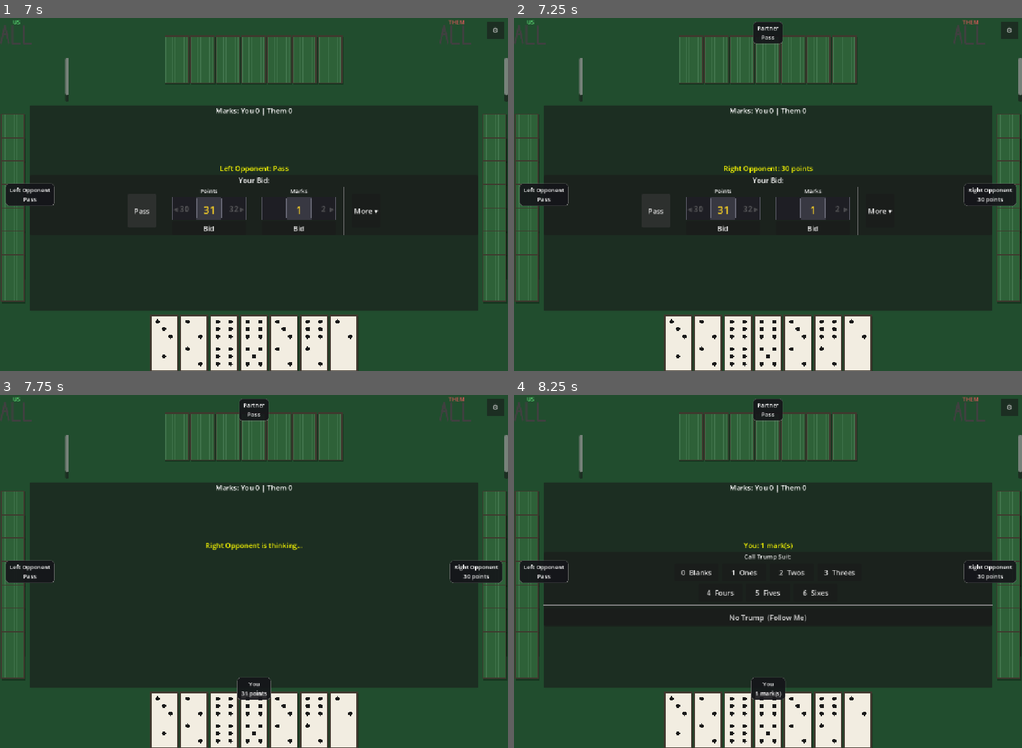
Above: before the commit, frames 1-4 (two rows, left to right).
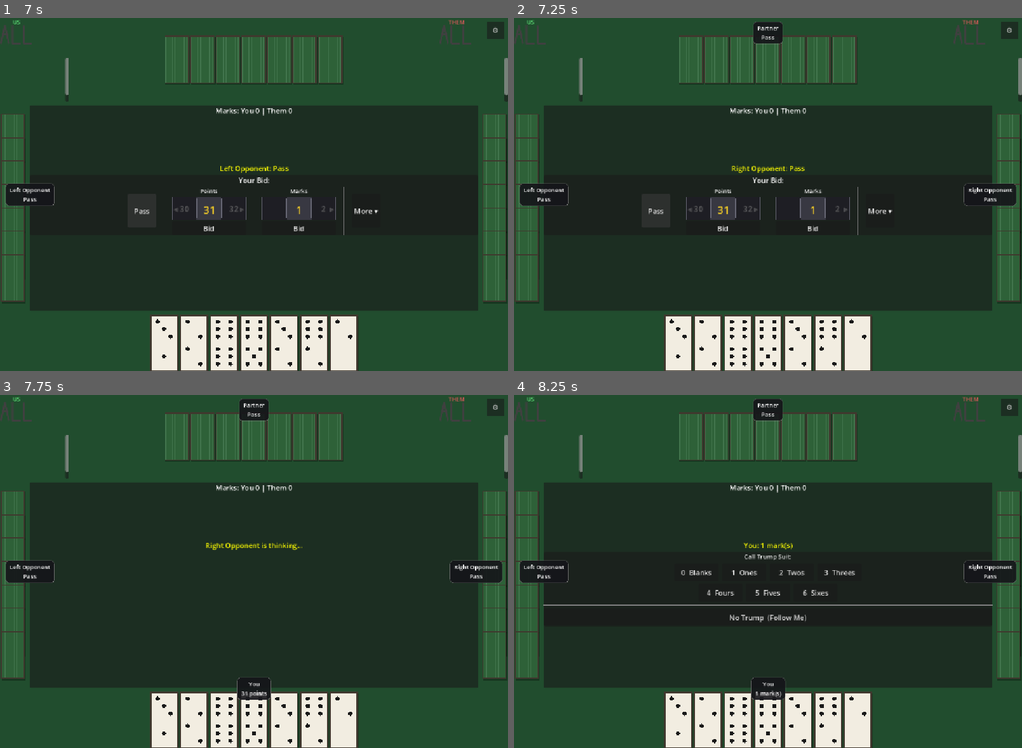
Above: after the commit, the same moments.

Repository: reddoor4123-glitch/42
Game: Godot game, scene res://control.tscn
Two runs of this game, one before a commit and one after it. Both use one fixed random seed, a clock stepped at 60 frames per second and the inputs below.
Inputs:
- Up to frame 1 (7 s): click "Play" at 0.5 s; click "Standard 42 The classic game" at 1.25 s; click "⚙" at 2 s; click "Confirm & Restart" at 2.75 s; click "⚙" at 3.5 s; click "Confirm & Restart" at 4.25 s; click "⚙" at 5 s; click "Confirm & Restart" at 5.75 s; click "Pass" at 6.5 s
- Up to frame 2 (7.25 s): no input
- Up to frame 3 (7.75 s): click "Bid" at 7.25 s
- Up to frame 4 (8.25 s): click "Bid" at 8 s

Frame 1 is identical in both runs. In frame 2, 0.2% of the frame differs, in the area x 41-97%, y 41-53%; in frame 3, less than 0.1%; in frame 4, less than 0.1%.

Commit message:
Trump rank evaluator fix: per-tile rank-weighted win probability
Replaces flat trump_count * 0.85 with per-tile win_prob based on rank.
Double scores 0.95; others scale 0.35–0.85 linearly with rank/6.
Removes the separate has_double_trump +0.15 addend — the double's advantage
is now captured in its rank score. Fixes best_trump() suit selection on
marginal hands where flat scoring caused wrong-suit ties.

Co-Authored-By: Claude Sonnet 4.6 <noreply@anthropic.com>

Diff:
--- a/ai_player.gd
+++ b/ai_player.gd
@@ -67,10 +67,22 @@
 	# Trump tricks: each trump domino is likely to win a trick
 	# Double trump is almost guaranteed; others depend on how many we hold
 	var trump_count = trump_dominos.size()
-	if trump_count >= 1:
-		estimated_tricks += trump_count * 0.85
-	if has_double_trump:
-		estimated_tricks += 0.15  # Bonus for certainty
+	# Score each trump tile individually based on its rank within the suit.
+	# Flat per-trump rates ignored rank entirely — a rank-6 trump and a rank-1
+	# trump scored identically. This caused best_trump() to select wrong suits
+	# on marginal hands where off-suit accidents broke the tie.
+	#
+	# Scale: double=0.95, rank 6=0.85, rank 3=0.60, rank 0=0.35.
+	# The has_double_trump bonus is removed — the double earns its extra weight
+	# through the rank calculation (0.95 vs 0.85), not a separate addend.
+	for d in trump_dominos:
+		var rank = d.get_rank(trump)
+		var win_prob: float
+		if d.is_double():
+			win_prob = 0.95
+		else:
+			win_prob = 0.35 + (rank / 6.0) * 0.50
+		estimated_tricks += win_prob
 
 	# Off-suit: high dominos in suits where we hold 2+ are stronger
 	var suit_counts := {}
